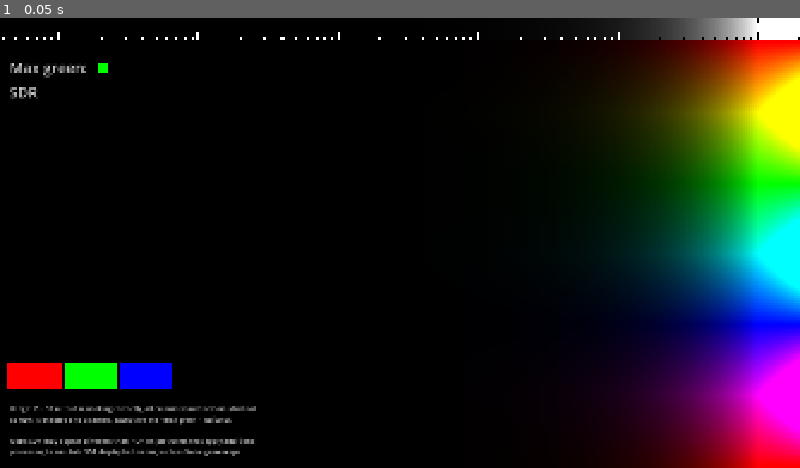
Above: before the commit, frame 1.
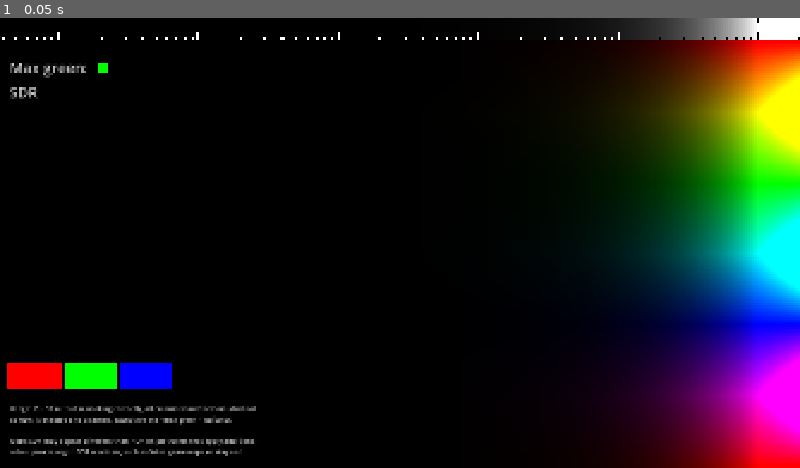
Above: after the commit, the same moment.

Repository: allenwp/godot-hdr-output-test-project
Game: Godot game, scene res://sdr_hdr_stability_test.tscn
Same seed, same stepped clock (60 frames per second), same inputs: the game is played once before the commit and once after it. This scene is started directly instead of the project's main scene.
Inputs:
- Up to frame 1 (0.05 s): no input

The runs differ from the first frame. In frame 1, 0.2% of the frame differs, in the area x 1-31%, y 95-98%.

Commit message:
Remove unnecessarily setting max and reference luminance when it's already set to auto mode in the SDR stability test scene

Diff:
--- a/project.godot
+++ b/project.godot
@@ -12,7 +12,7 @@
 
 config/name="HDR Output Test"
 run/main_scene="res://main.tscn"
-config/features=PackedStringArray("4.6", "Forward Plus")
+config/features=PackedStringArray("4.7", "Forward Plus")
 config/icon="res://icon.svg"
 
 [display]
--- a/sdr_hdr_stability_test.tscn
+++ b/sdr_hdr_stability_test.tscn
@@ -160,7 +160,7 @@
 as HDR is enabled and disabled, except for the \"max green\" indicator.
 
 Note: SDR may appear different than HDR on platforms that apply additional
-processing to simulate SDR display behaviour, such as Valve gamescope."
+colour processing to SDR windows, such as Valve gamescope or Wayland."
 
 [node name="ToggleHDRTimer" type="Timer" parent="." unique_id=872073183]
 wait_time = 2.0
--- a/sdr_hdr_stability_test/sdr_hdr_stability_test.gd
+++ b/sdr_hdr_stability_test/sdr_hdr_stability_test.gd
@@ -3,8 +3,10 @@
 
 func _ready() -> void:
 	var window_id = get_window().get_window_id()
-	DisplayServer.window_set_hdr_output_reference_luminance(-1, window_id)
-	DisplayServer.window_set_hdr_output_max_luminance(-1, window_id)
+	if DisplayServer.window_get_hdr_output_reference_luminance(window_id) >= 0.0:
+		DisplayServer.window_set_hdr_output_reference_luminance(-1, window_id)
+	if DisplayServer.window_get_hdr_output_max_luminance(window_id) >= 0.0:
+		DisplayServer.window_set_hdr_output_max_luminance(-1, window_id)
 
 
 func _process(_delta: float) -> void:
